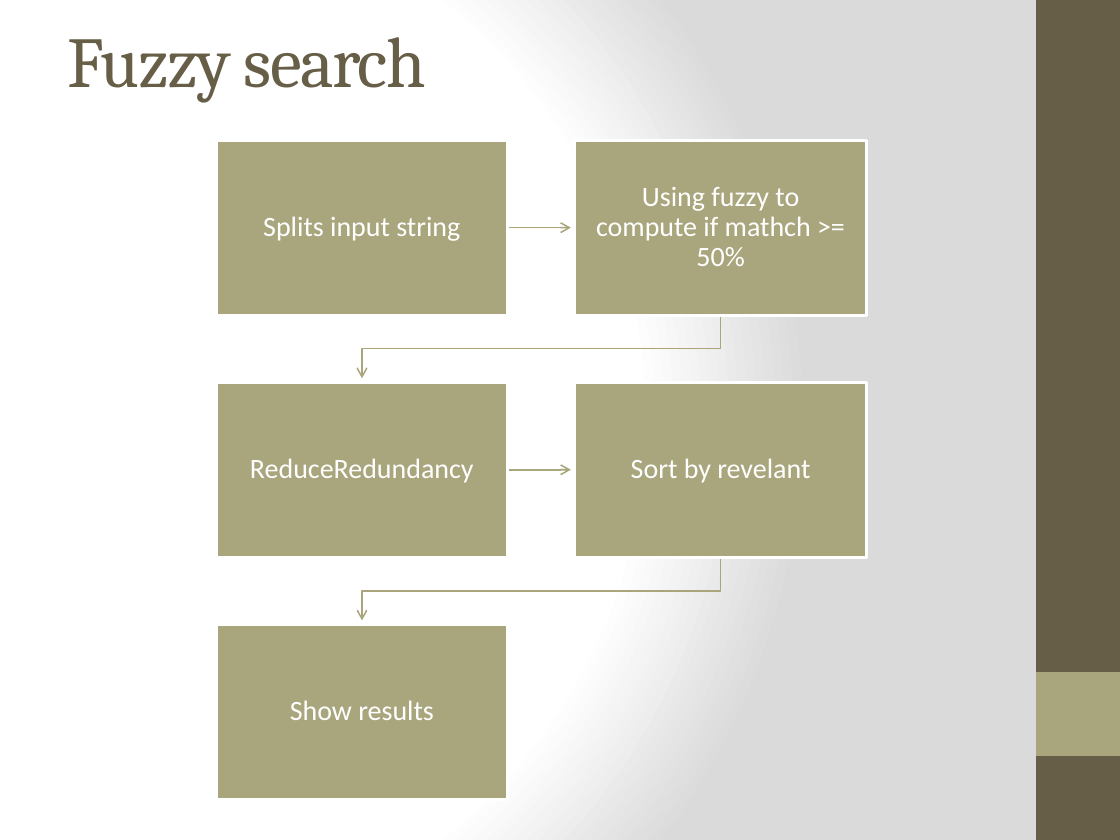
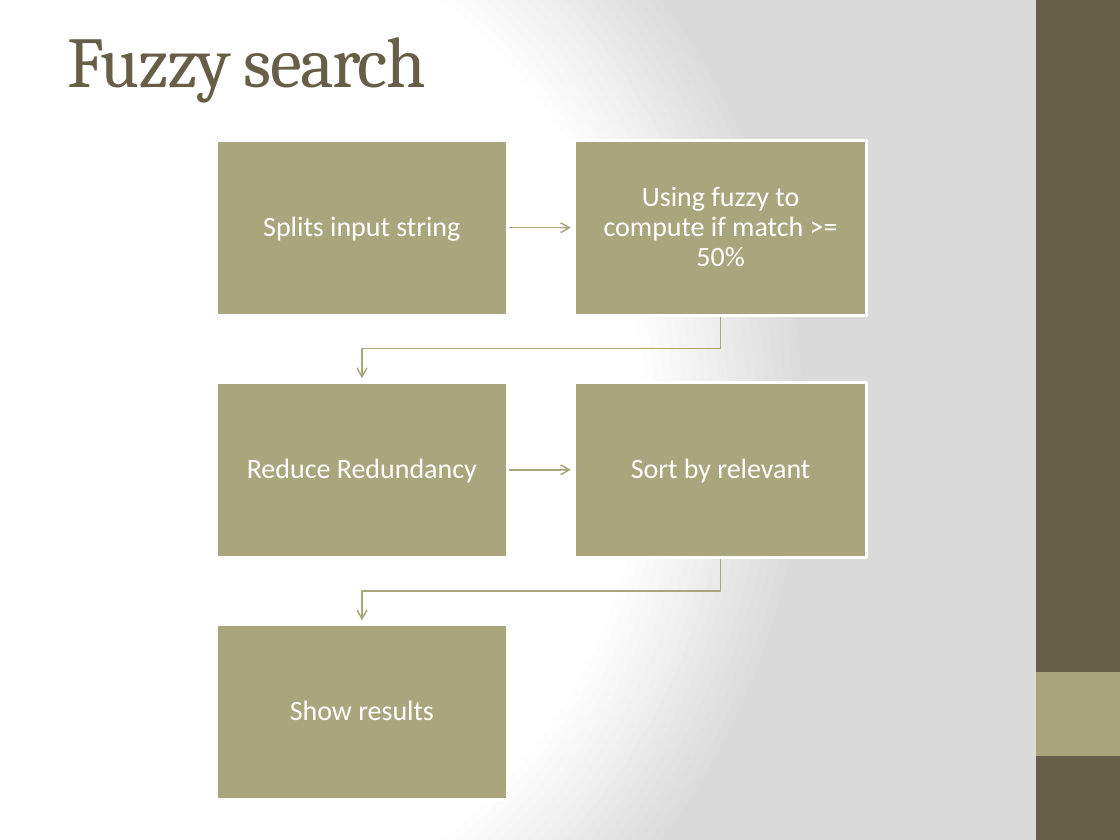
Before and after one commit to phonglk/fptu_capstone, a slide deck: slide 2 of Document/SubSlide.pptx. Drawn at 1120x840 pixels with LibreOffice and Linux fonts; fonts in the diff are those of the drawing. Boxes give left, top, right and bottom in pixels: in the first picture for what was removed or moved away, otherwise in the second. Text is boxed around its words. In the diff, an @@ line names an element or a change of style, - is before the commit and + after.

```diff
--- a/Document/SubSlide.pptx
+++ b/Document/SubSlide.pptx
@@ text at box(604, 187, 803, 266): text changed @@
-Using fuzzy to compute if mathch >= 50%
+Using fuzzy to compute if match >= 50%
@@ text at box(247, 458, 477, 483): spaces changed @@
-ReduceRedundancy
+Reduce Redundancy
@@ text at box(631, 458, 810, 483): text changed @@
-Sort by revelant
+Sort by relevant
```
